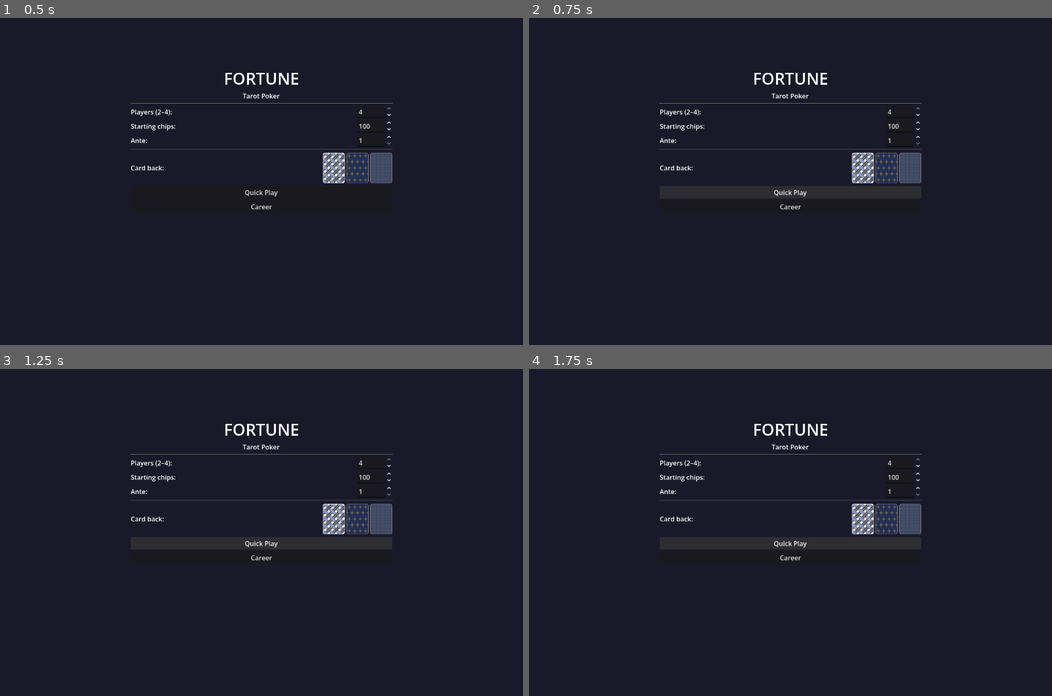
Above: before the commit, frames 1-4 (two rows, left to right).
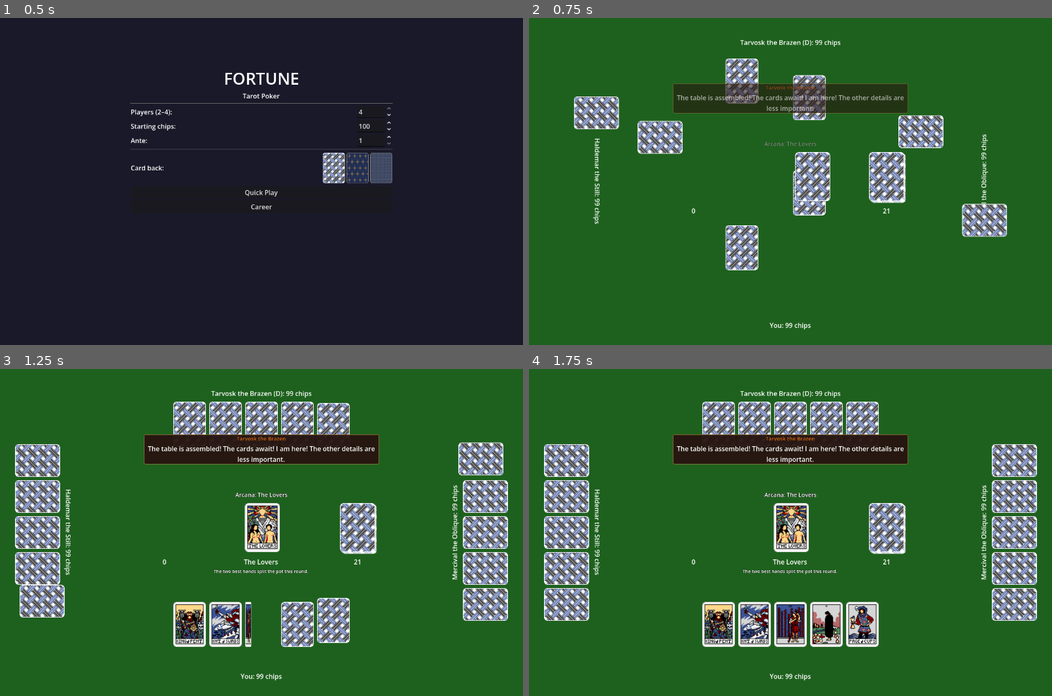
Above: after the commit, the same moments.

Repository: zenOfBass/Fortune
Game: Godot game, scene res://scenes/main_menu.tscn
Two runs of this game, one before a commit and one after it. Both use one fixed random seed, a clock stepped at 60 frames per second and the inputs below.
Inputs (mouse positions are in pixels of both pictures, inside the frame that each line leads up to):
- Up to frame 1 (0.5 s): no input
- Up to frame 2 (0.75 s): click "Quick Play" at 0.5 s
- Up to frame 3 (1.25 s): no input
- Up to frame 4 (1.75 s): click (790, 542) at 1.25 s, where only the run before the commit has a clickable "Quick Play"

Frame 1 is identical in both runs. In frame 2, 99% of the frame differs, in the area x 0-100%, y 0-100%; in frame 3, 98%; in frame 4, 98%.
Error before the commit: Parse Error: Cannot infer the type of "cfg" variable because the value doesn't have a set type. (res://scripts/run_manager.gd:149)

Commit message:
Fix run_manager parse error: type-annotate _LADDER lookup
_LADDER is an untyped Array, so _LADDER[match_index] returns Variant
and ':=' can't infer the type. Explicit Dictionary annotation.

Diff:
--- a/scripts/run_manager.gd
+++ b/scripts/run_manager.gd
@@ -146,7 +146,7 @@
 func launch_current_match() -> void:
 	if match_index >= _LADDER.size():
 		return
-	var cfg := _LADDER[match_index]
+	var cfg: Dictionary = _LADDER[match_index]
 	GameManager.setup_game(cfg["num_players"], cfg["starting_chips"], cfg["ante"])
 	_apply_ai_overrides(cfg["ai_overrides"])
 	restore_memories()
